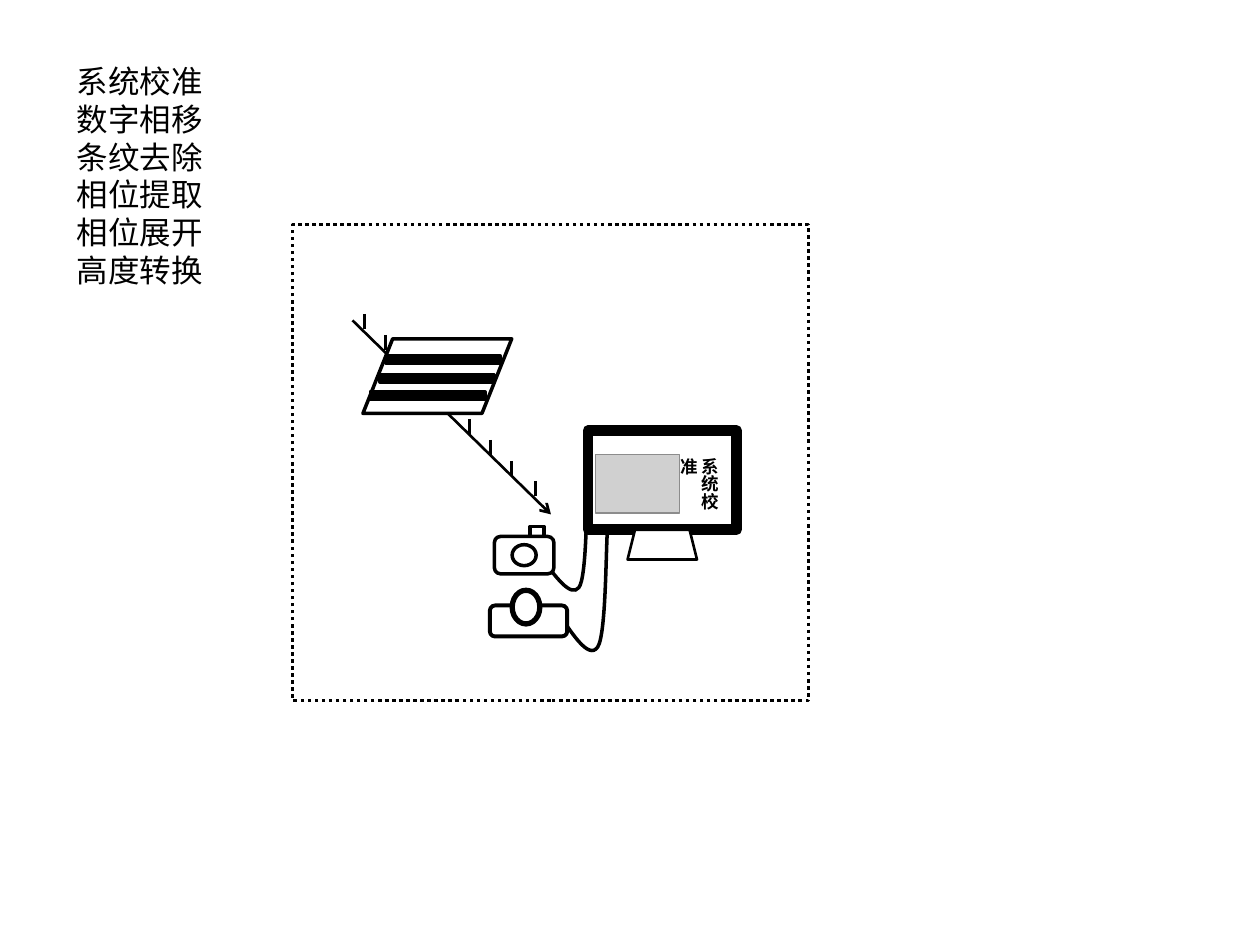
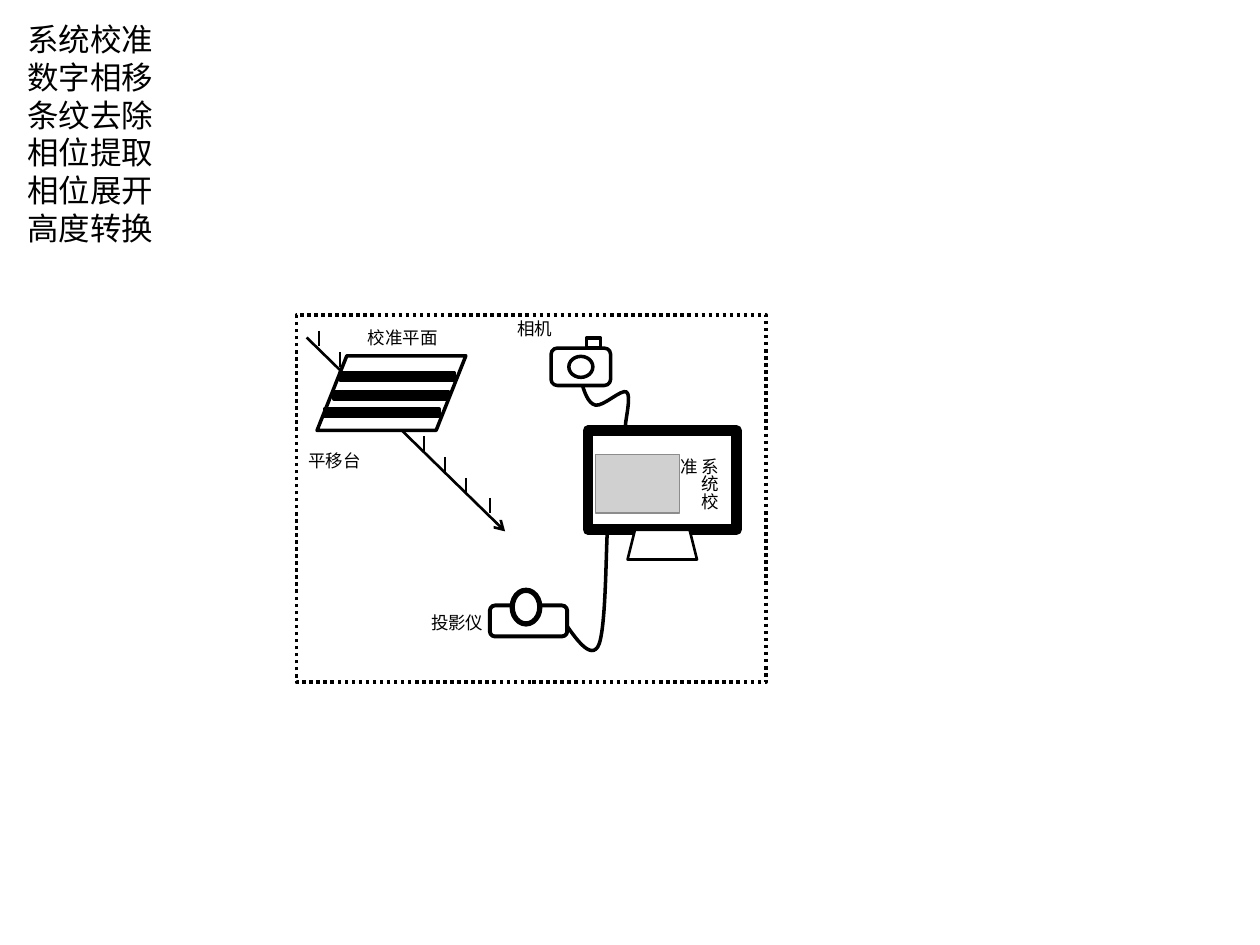
Before and after one commit to FZhg/Undergraduate-Thesis, a slide deck: slide 2 of Graphic & Tables.pptx. Drawn at 1260x945 pixels with LibreOffice and Linux fonts; fonts in the diff are those of the drawing; grey boxes stand for pictures. Boxes give left, top, right and bottom in pixels: in the first picture for what was removed or moved away, otherwise in the second. Text is boxed around its words. In the diff, an @@ line names an element or a change of style, - is before the commit and + after.

```diff
--- a/Graphic & Tables.pptx
+++ b/Graphic & Tables.pptx
@@ text "系统校准": place and size @@
-text "系统校准" at box(77, 66, 203, 285)
+text "系统校准" at box(27, 24, 153, 243)
@@ rectangle: place and size @@
-rectangle at box(292, 224, 808, 701)
+rectangle at box(296, 315, 766, 683)
@@ text added at box(368, 329, 438, 346), 10 pt, text #000000 @@
+校准平面
@@ text added at box(517, 320, 552, 337), 10 pt, text #000000 @@
+相机
@@ 2 rectangles, 2 lines, 1 arrow: place and size @@
-2 rectangles, 2 lines, 1 arrow at box(353, 320, 551, 514)
+2 rectangles, 2 lines, 1 arrow at box(306, 338, 505, 532)
@@ rounded rectangle: place and size @@
-rounded rectangle at box(494, 537, 553, 575)
+rounded rectangle at box(551, 348, 610, 386)
@@ ellipse: place and size @@
-ellipse at box(512, 544, 536, 566)
+ellipse at box(568, 357, 592, 378)
@@ rectangle: place and size @@
-rectangle at box(530, 527, 544, 537)
+rectangle at box(587, 338, 601, 348)
@@ freeform shape: place and size @@
-freeform shape at box(539, 493, 587, 590)
+freeform shape at box(581, 381, 629, 431)
@@ text "系统校准" at box(702, 458, 720, 510): bold off @@
@@ text added at box(308, 452, 360, 469), 10 pt, text #000000 @@
+平移台
@@ 7 lines, 1 flow chart input output, 1 rectangle: place and size @@
-7 lines, 1 flow chart input output, 1 rectangle at box(363, 314, 536, 496)
+7 lines, 1 flow chart input output, 1 rectangle at box(318, 331, 490, 513)
@@ text added at box(431, 614, 483, 631), 10 pt, text #000000 @@
+投影仪
```
Also in this commit, not shown: 1 other slide changed, 1 slide added, 5 other files.
